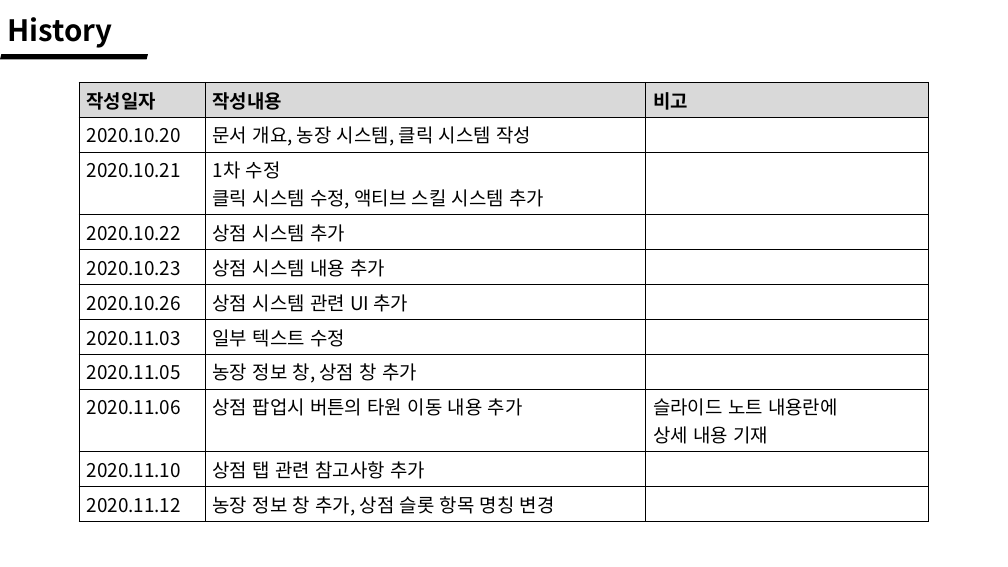
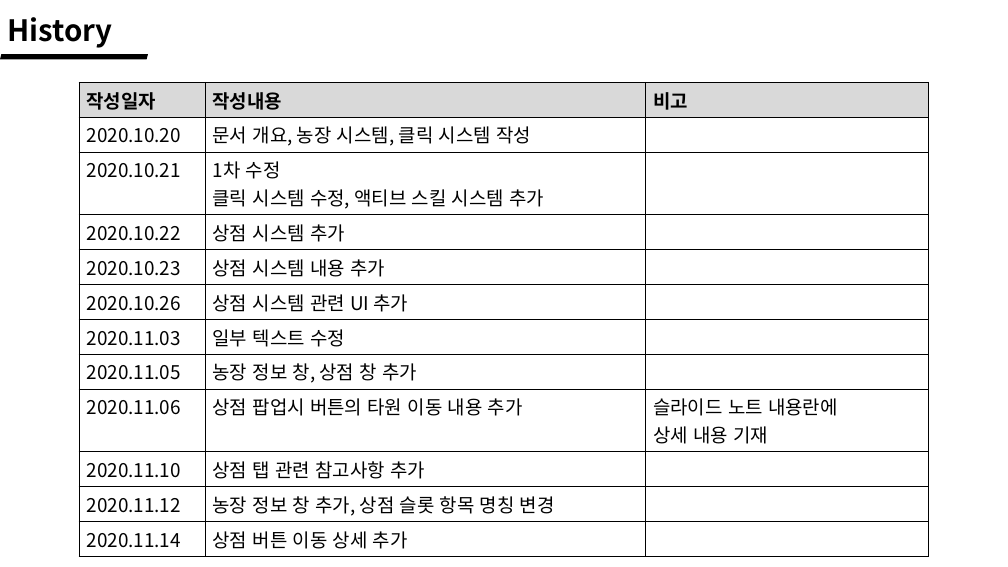
Before and after one commit to wlrud753/CarryCarrot, a slide deck: slide 2 of 기획서/당근키우기 시스템.pptx. Drawn at 1008x567 pixels with LibreOffice and Linux fonts; fonts in the diff are those of the drawing. Boxes give left, top, right and bottom in pixels: in the first picture for what was removed or moved away, otherwise in the second. Text is boxed around its words. In the diff, an @@ line names an element or a change of style, - is before the commit and + after.

```diff
--- a/기획서/당근키우기 시스템.pptx
+++ b/기획서/당근키우기 시스템.pptx
@@ table at (x1=79, y1=82, x2=930, y2=553) @@
+row 12: 2020.11.14 | 상점 버튼 이동 상세 추가 | 
```
Also in this commit, not shown: 1 other slide changed, 1 slide added, 7 other files.
